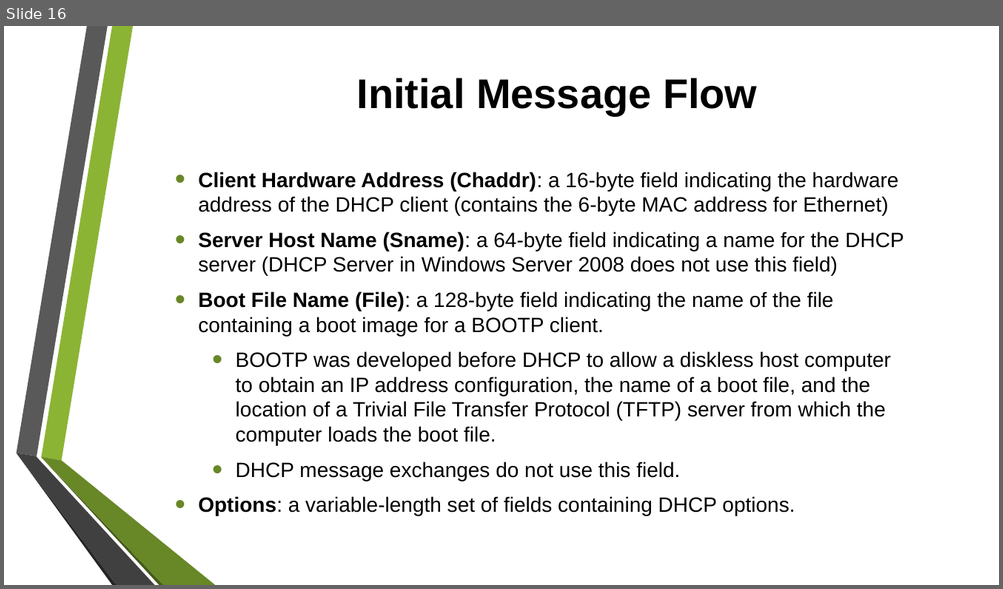
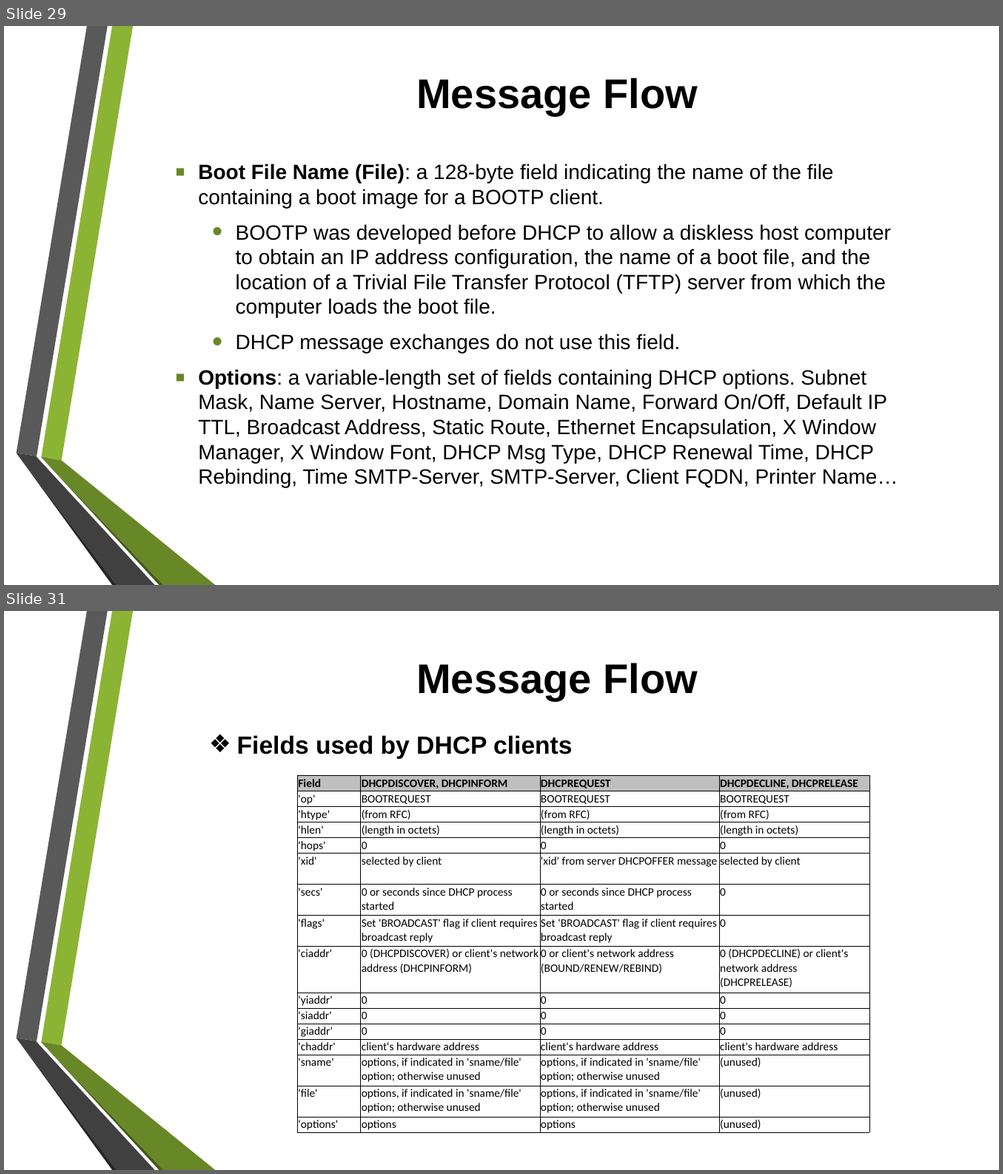
Before and after one commit to tiendatdk3493/Tai_Lieu, a slide deck: Dynamic Host Configuration Protocol (DHCP) Overview.pptx. Shown one above the other, each under a label of ours: slide 16 before the commit, slides 29 and 31 after it; the slides between them are not shown. The pictures are 1003x589 and 1003x1174 pixels, drawn with LibreOffice and Linux fonts; fonts in the diff are those of the drawing; background and template pictures are left out. Boxes give left, top, right and bottom in pixels: in the first picture for what was removed or moved away, otherwise in the second. Text is boxed around its words. In the diff, an @@ line names an element or a change of style, - is before the commit and + after.

```diff
--- a/Dynamic Host Configuration Protocol (DHCP) Overview.pptx
+++ b/Dynamic Host Configuration Protocol (DHCP) Overview.pptx
@@ slide 31 added at [4,611,999,1170], background picture (left out); not listed: 6 template elements that a slide beside it also shows @@
@@ title added at [416,663,697,701], 40 pt, text #000000, bold @@
+Message Flow
@@ text added at [237,735,572,759], 24 pt, text #000000, bold @@
+❖ Fields used by DHCP clients
@@ table added at [297,775,869,1133], 16 rows, 4 columns @@
+Field | DHCPDISCOVER, DHCPINFORM | DHCPREQUEST | DHCPDECLINE, DHCPRELEASE
+'op' | BOOTREQUEST | BOOTREQUEST | BOOTREQUEST
+'htype' | (from RFC) | (from RFC) | (from RFC)
+'hlen' | (length in octets) | (length in octets) | (length in octets)
+'hops' | 0 | 0 | 0
+'xid' | selected by client | 'xid' from server DHCPOFFER message | selected by client
+'secs' | 0 or seconds since DHCP process started | 0 or seconds since DHCP process started | 0
+'flags' | Set 'BROADCAST' flag if client requires broadcast reply | Set 'BROADCAST' flag if client requires broadcast reply | 0
+'ciaddr' | 0 (DHCPDISCOVER) or client's network address (DHCPINFORM) | 0 or client's network address (BOUND/RENEW/REBIND) | 0 (DHCPDECLINE) or client's network address (DHCPRELEASE)
+'yiaddr' | 0 | 0 | 0
+'siaddr' | 0 | 0 | 0
+'giaddr' | 0 | 0 | 0
+'chaddr' | client's hardware address | client's hardware address | client's hardware address
+'sname' | options, if indicated in 'sname/file' option; otherwise unused | options, if indicated in 'sname/file' option; otherwise unused | (unused)
+'file' | options, if indicated in 'sname/file' option; otherwise unused | options, if indicated in 'sname/file' option; otherwise unused | (unused)
+'options' | options | options | (unused)
@@ what was slide 16 is now slide 29 @@
@@ slide 29 changed as well @@
@@ title at [416,78,697,116]: text changed @@
-Initial Message Flow
+Message Flow
@@ text "Boot File Name (File): a ..." at [198,164,898,488]: vertical alignment middle to top @@
@@ text at [198,172,903,276]: paragraphs removed @@
-• Client Hardware Address (Chaddr): a 16-byte field indicating the hardware address of the DHCP client (contains the 6-byte MAC address for Ethernet)
-• Server Host Name (Sname): a 64-byte field indicating a name for the DHCP server (DHCP Server in Windows Server 2008 does not use this field)
@@ text at [198,164,834,208]: bullet • to ▪ @@
@@ text at [198,369,898,488]: text changed @@
-• Options: a variable-length set of fields containing DHCP options.
+▪ Options: a variable-length set of fields containing DHCP options. Subnet Mask, Name Server, Hostname, Domain Name, Forward On/Off, Default IP TTL, Broadcast Address, Static Route, Ethernet Encapsulation, X Window Manager, X Window Font, DHCP Msg Type, DHCP Renewal Time, DHCP Rebinding, Time SMTP-Server, SMTP-Server, Client FQDN, Printer Name…
```
Also in this commit, not shown: 8 other slides changed, 22 other slides added, 1 slide removed, 1 other file.
